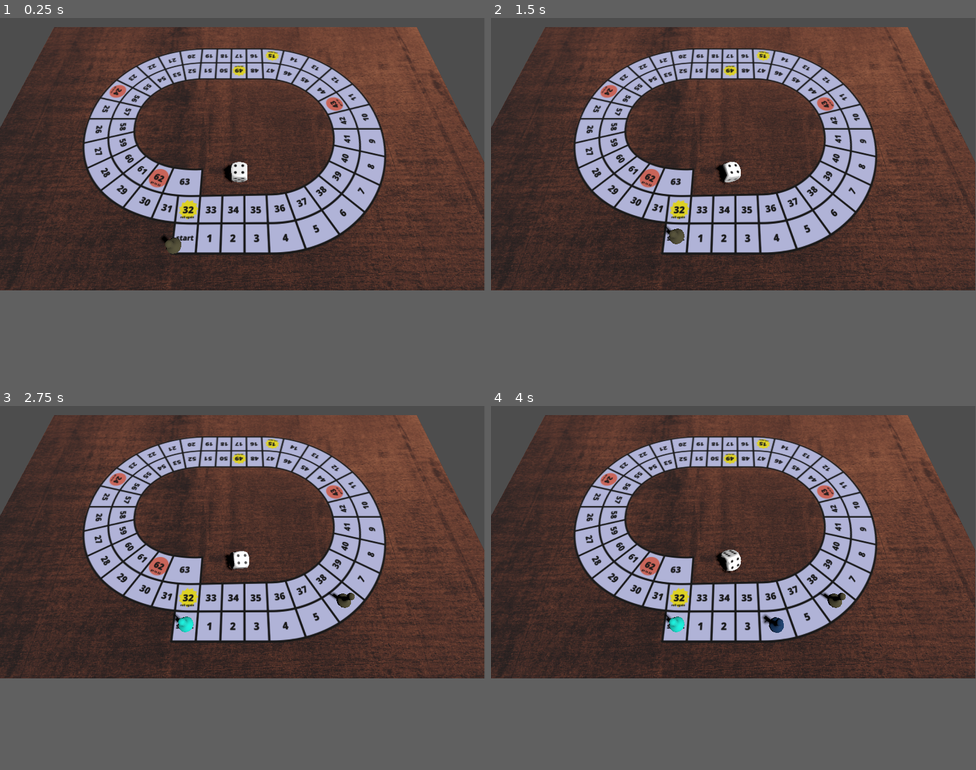
Above: before the commit, frames 1-4 (two rows, left to right).
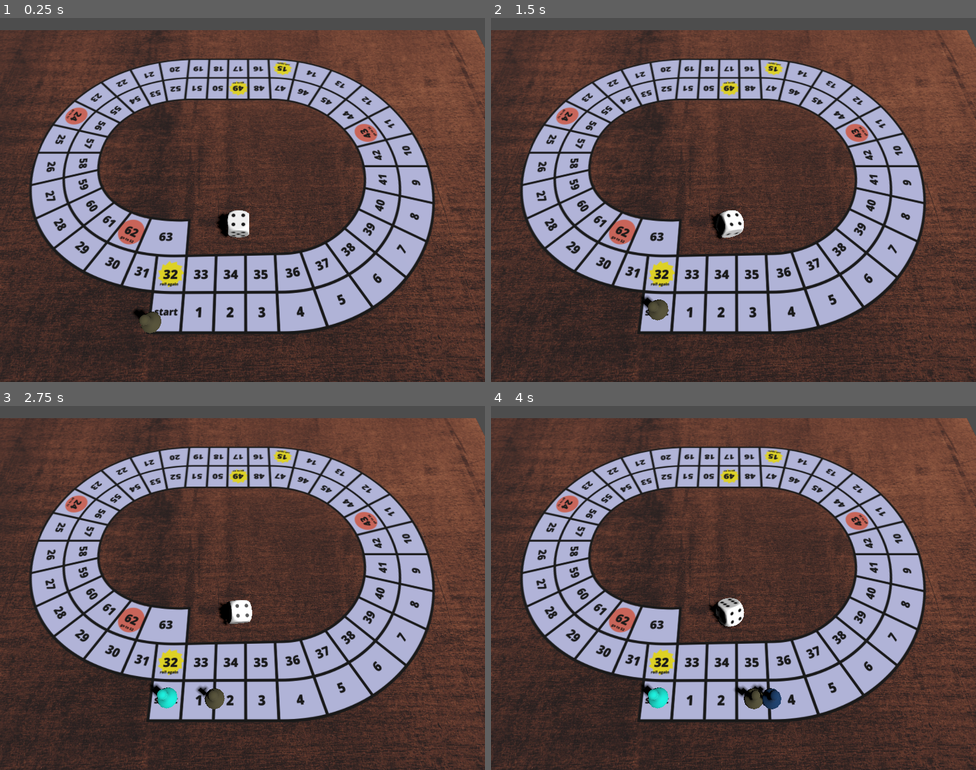
Above: after the commit, the same moments.

Repository: JosePedroDias/godot-game-of-goose
Game: Godot game, scene res://Scenes/play_scene.tscn
Two runs of this game, one before a commit and one after it. Both use one fixed random seed, a clock stepped at 60 frames per second and the inputs below.
Inputs:
- Up to frame 1 (0.25 s): no input
- Up to frame 2 (1.5 s): tap Enter at 0.5 s; tap 7 at 0.6 s; tap 9 at 0.8, 1.35 s
- Up to frame 3 (2.75 s): tap 7 at 1.55, 2.1 s; tap 9 at 2.3 s
- Up to frame 4 (4 s): tap 9 at 2.85, 3.8 s; tap 7 at 3.05 s; tap 1 at 3.6 s
In our replay, the window is 799x449 before the commit and 800x600 after it. These sizes can differ from the game's own. Grey fills any space a smaller window leaves; there, only what the larger window draws over its background counts as a difference.

The runs differ from the first frame. In frame 1, 66% of the frame differs, in the area x 0-100%, y 0-100%; in frame 2, 66%; in frame 3, 66%; in frame 4, 66%.

Commit message:
continuous piece movement w/ clamp to last cell

Diff:
--- a/Scripts/play_scene.gd
+++ b/Scripts/play_scene.gd
@@ -6,17 +6,15 @@
 var pieces: Array[MeshInstance3D] = []
 var next_to_play: Array[int] = []
 var player_cell_index: Array[int] = []
+var player_cell_destination_index: Array[int] = []
 
-#var current_cell_no: int = -1
-const last_cell_no: int = 63
+const LAST_CELL_NO: int = 63
 
 func _ready():
 	cp.set_die_face(randi_range(1, 6))
 	_create_piece()
 	_create_piece()
 	_create_piece()
-
-	#print( _current_player() )
 
 func _input(event) -> void:
 	if event is InputEventKey:
@@ -28,12 +26,16 @@
 			elif event.keycode == KEY_4: cp.roll_die(4)
 			elif event.keycode == KEY_5: cp.roll_die(5)
 			elif event.keycode == KEY_6: cp.roll_die(6)
-			elif event.keycode == KEY_7:
-				start_next_player_round()
-			#elif event.keycode == KEY_9: traverse_the_board()
+			elif event.keycode == KEY_7: start_next_player_round()
 
 func start_next_player_round() -> void:
 	var player_index = _next_player()
+	var current_cell_no = player_cell_index[player_index]
+
+	if current_cell_no == LAST_CELL_NO:
+		print('nowhere to move to. skip')
+		return
+
 	var die_value = randi_range(1, 6)
 	cp.rolling_animation_finished.connect(_resume_player_round_after_rolling_die)
 	cp.roll_die(die_value)
@@ -42,25 +44,21 @@
 	var player_index = _current_player()
 	cp.rolling_animation_finished.disconnect(_resume_player_round_after_rolling_die)
 	var current_cell_no = player_cell_index[player_index]
-	current_cell_no += die_value
-	player_cell_index[player_index] = current_cell_no
-	cp.animate_to_position(pieces[player_index], current_cell_no) # TODO animate intermediate step
+	player_cell_index[player_index] = clamp(current_cell_no + 1, 0, LAST_CELL_NO)
+	player_cell_destination_index[player_index] = clamp(current_cell_no + die_value, 0, LAST_CELL_NO)
+	cp.animate_to_position(pieces[player_index], current_cell_no + 1)
+	cp.position_animation_finished.connect(_resume_player_round_after_moving_a_cell)
 
-#func _piece_movement_done() -> void:
-	#_traverse_the_board()
-#
-#func traverse_the_board() -> void:
-	#cp.animation_finished.connect(_piece_movement_done)
-	#_traverse_the_board()
-#
-#func _traverse_the_board() -> void:
-	#if current_cell_no == last_cell_no:
-		#cp.animation_finished.disconnect(_piece_movement_done)
-		#print("all done")
-	#else:
-		#current_cell_no += 1
-		#print("step %d" % current_cell_no)
-		#cp.animate_to_position(pieces[0], current_cell_no)
+func _resume_player_round_after_moving_a_cell() -> void:
+	var player_index = _current_player()
+	var current_cell_no = player_cell_index[player_index]
+	var destination_cell_no = player_cell_destination_index[player_index]
+
+	if destination_cell_no == current_cell_no:
+		cp.rolling_animation_finished.disconnect(_resume_player_round_after_moving_a_cell)
+	else:
+		player_cell_index[player_index] = current_cell_no + 1
+		cp.animate_to_position(pieces[player_index], current_cell_no + 1)
 
 func _create_piece() -> void:
 	var piece: MeshInstance3D = reference_piece.duplicate()
@@ -77,6 +75,7 @@
 	pieces.push_back(piece)
 	next_to_play.push_back(next_to_play.size())
 	player_cell_index.push_back(0)
+	player_cell_destination_index.push_back(0)
 
 func _next_player() -> int:
 	var result = next_to_play.pop_front()
--- a/project.godot
+++ b/project.godot
@@ -17,7 +17,8 @@
 
 [display]
 
-window/size/mode=4
+window/size/viewport_width=1200
+window/size/viewport_height=900
 
 [filesystem]
 
